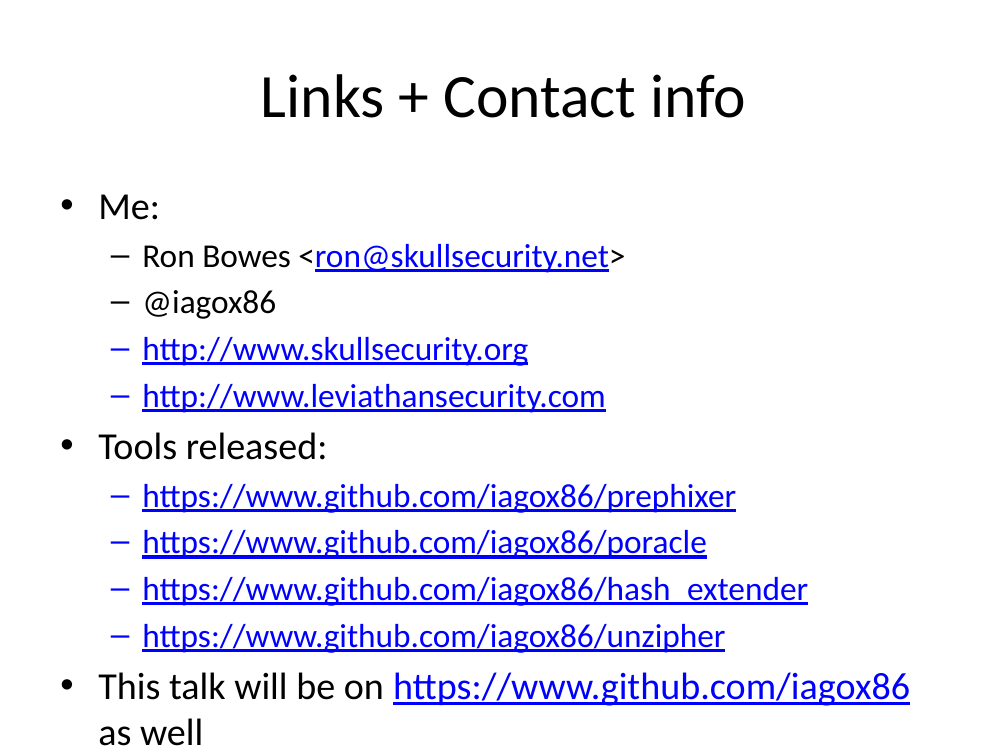
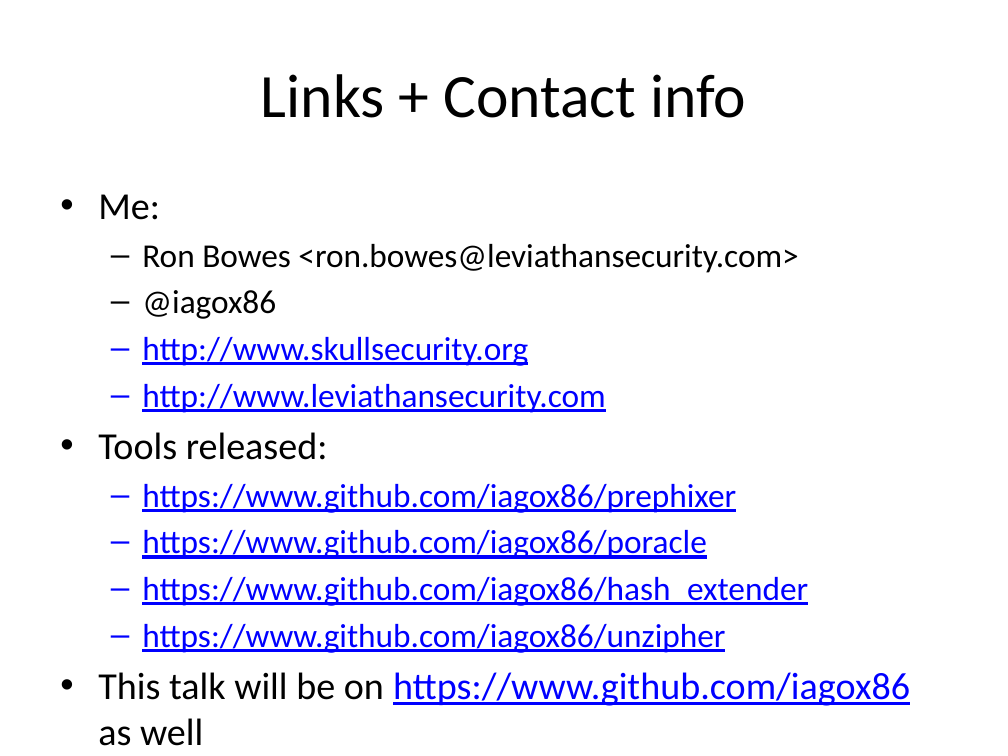
Before and after one commit to iagox86/2013-02-Shmoocon-talk, a slide deck: slide 101 of Shmoocon.pptx. Drawn at 1008x756 pixels with LibreOffice and Linux fonts; fonts in the diff are those of the drawing. Boxes give left, top, right and bottom in pixels: in the first picture for what was removed or moved away, otherwise in the second. Text is boxed around its words. In the diff, an @@ line names an element or a change of style, - is before the commit and + after.

```diff
--- a/Shmoocon.pptx
+++ b/Shmoocon.pptx
@@ text at [142,244,798,273]: text changed; text colour #0000FF to #000000 @@
-  – Ron Bowes <ron@skullsecurity.net>
+  – Ron Bowes <ron.bowes@leviathansecurity.com>
```
Also in this commit, not shown: 8 other slides changed.
